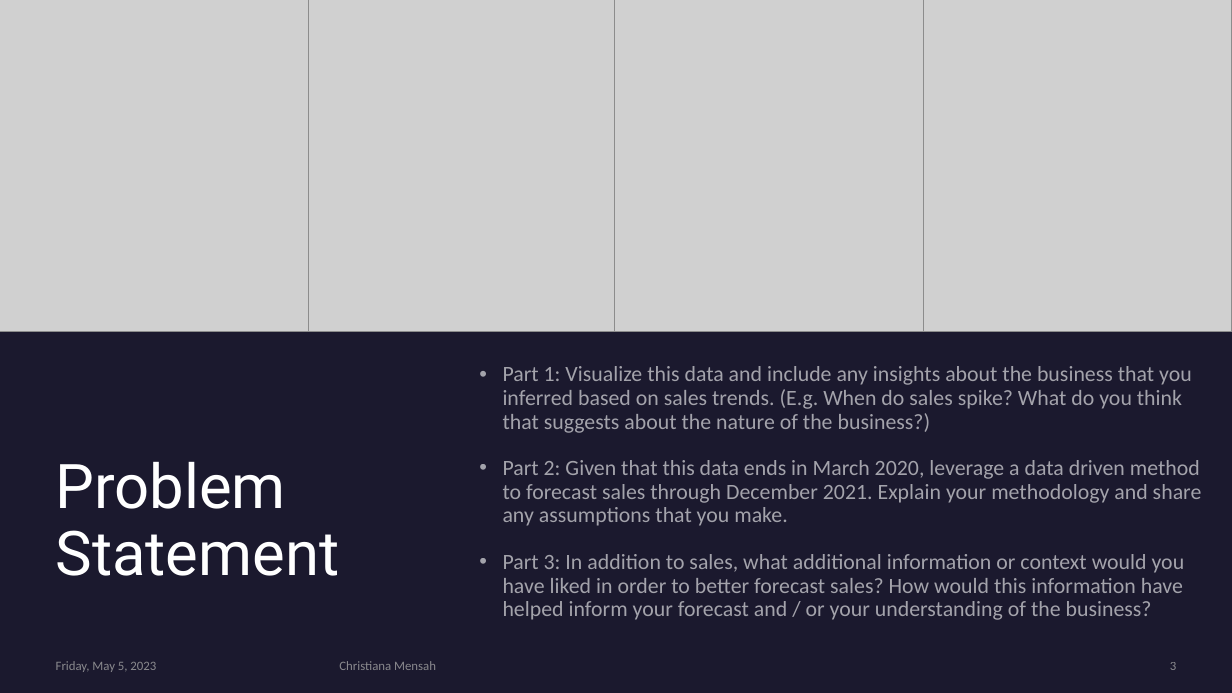
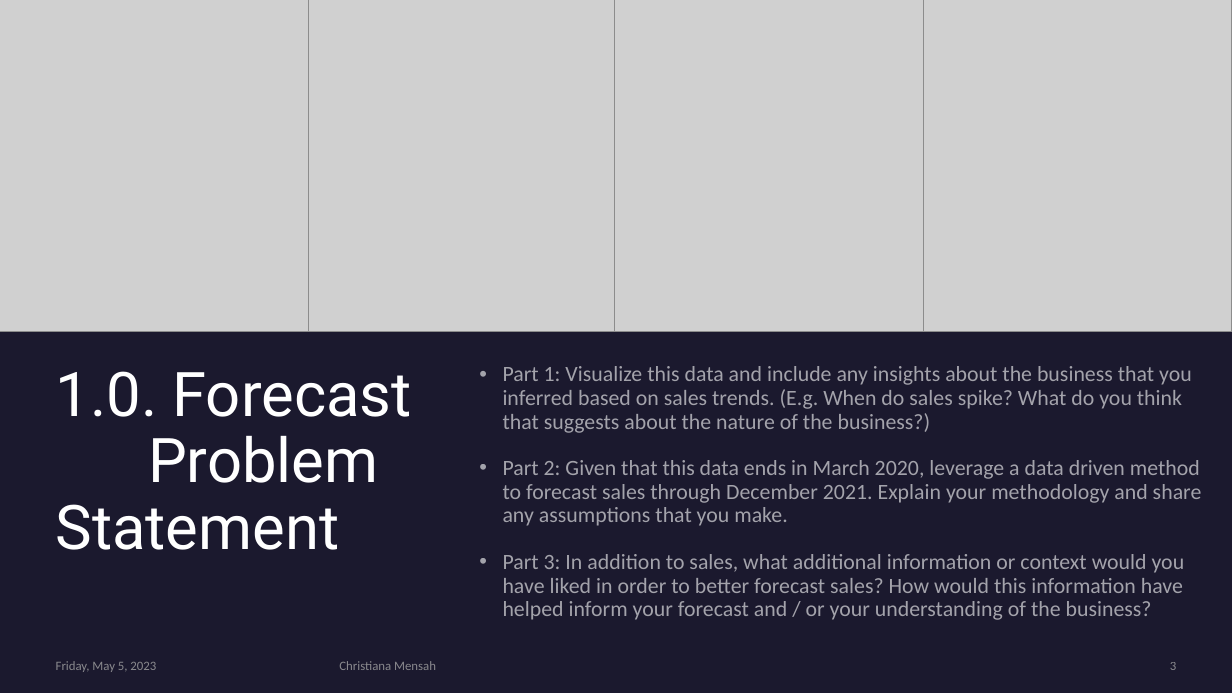
Before and after one commit to cmensah11/ForcastingCase, a slide deck: slide 3 of Forecast Analysis and SQL Queries.pptx. Drawn at 1232x693 pixels with LibreOffice and Linux fonts; fonts in the diff are those of the drawing; grey boxes stand for pictures. Boxes give left, top, right and bottom in pixels: in the first picture for what was removed or moved away, otherwise in the second. Text is boxed around its words. In the diff, an @@ line names an element or a change of style, - is before the commit and + after.

```diff
--- a/Forecast Analysis and SQL Queries.pptx
+++ b/Forecast Analysis and SQL Queries.pptx
@@ title at [56, 371, 412, 550]: text changed @@
-Problem Statement
+1.0. Forecast
+Problem Statement
```
Also in this commit, not shown: 1 other slide changed.
